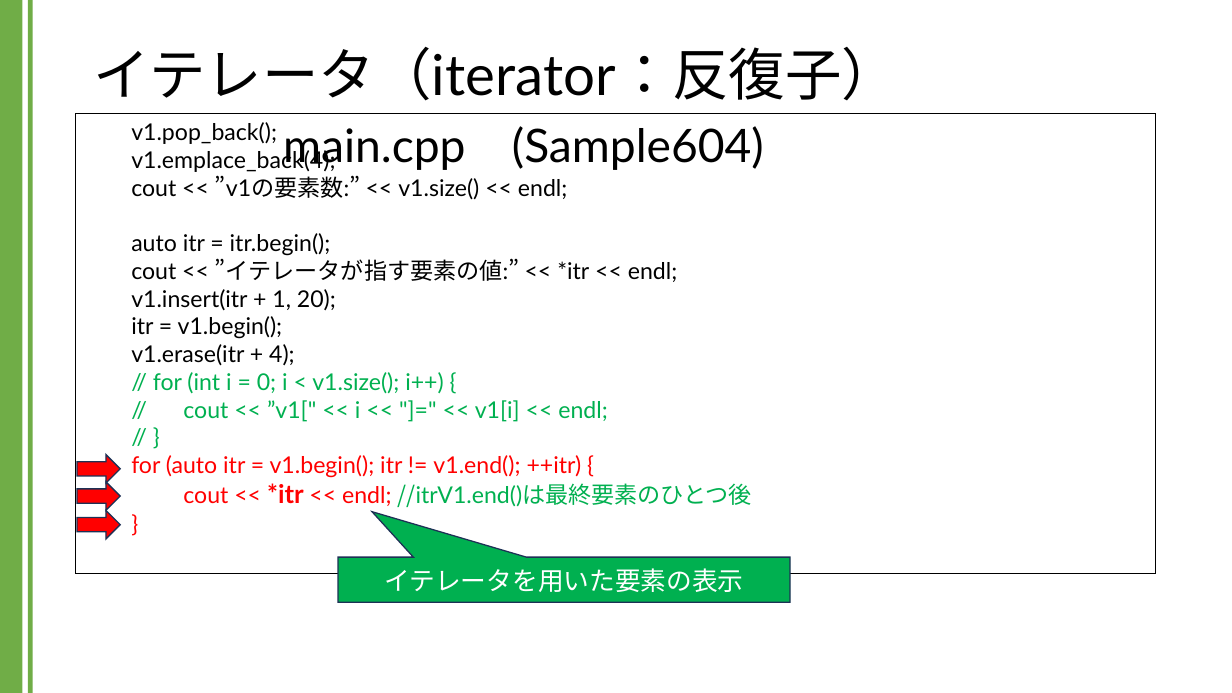
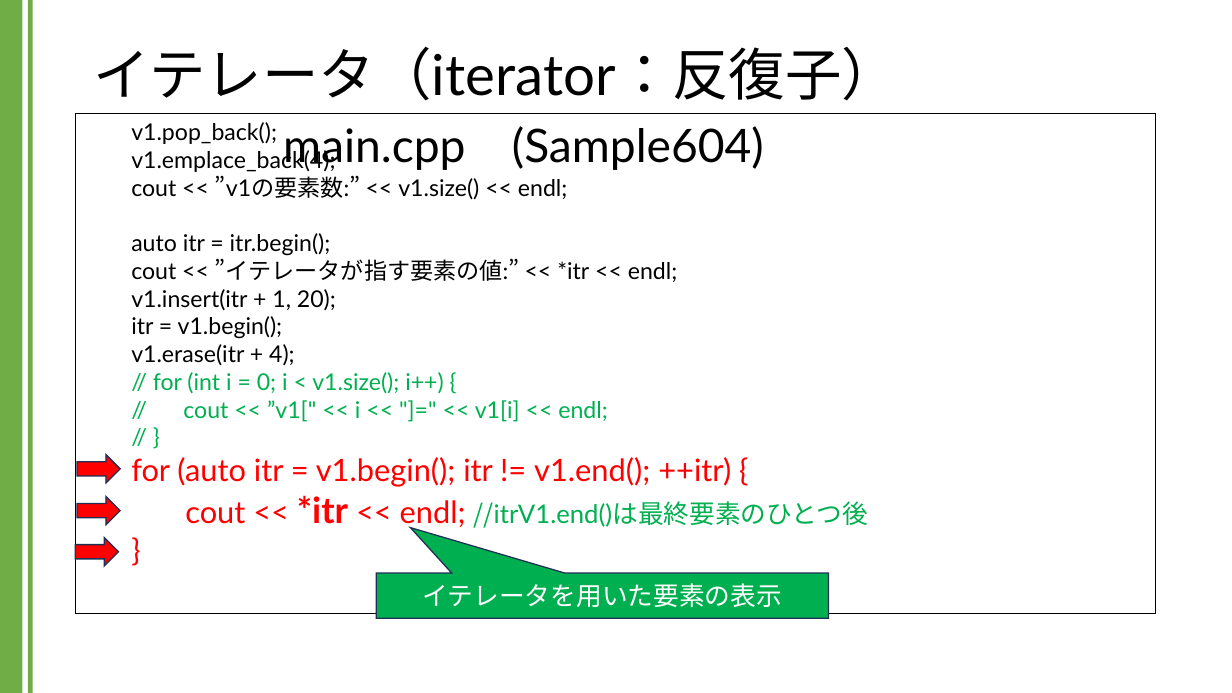
Before and after one commit to kic-murata/cpp2024, a slide deck: slide 28 of 授業資料/講義資料：Vectorクラス.pptx (slide 25 before the commit). Drawn at 1232x693 pixels with LibreOffice and Linux fonts; fonts in the diff are those of the drawing. Boxes give left, top, right and bottom in pixels: in the first picture for what was removed or moved away, otherwise in the second. Text is boxed around its words. In the diff, an @@ line names an element or a change of style, - is before the commit and + after.

```diff
--- a/授業資料/講義資料：Vectorクラス.pptx
+++ b/授業資料/講義資料：Vectorクラス.pptx
@@ rectangle "v1.pop_back(); v1.emplace_back(4);": place and size @@
-rectangle "v1.pop_back(); v1.emplace_back(4);" at [76, 114, 1156, 574]
+rectangle "v1.pop_back(); v1.emplace_back(4);" at [76, 114, 1156, 615]
@@ text in rectangle at [131, 457, 868, 529]: size 18 to 24 pt in "for (auto itr = v1.begin(); itr != ...", "cout << << endl;", "}"; size 20 to 28 pt in "*itr"; size 18 to 20 pt in "//itrV1.end()は最終要素のひとつ後" @@
@@ right arrow: place and size @@
-right arrow at [77, 482, 120, 510]
+right arrow at [77, 496, 120, 525]
@@ right arrow: place and size @@
-right arrow at [77, 510, 120, 539]
+right arrow at [76, 538, 119, 567]
@@ speech box "イテレータを用いた要素の表示": place and size @@
-speech box "イテレータを用いた要素の表示" at [338, 557, 790, 603]
+speech box "イテレータを用いた要素の表示" at [376, 573, 828, 618]
```
Also in this commit, not shown: 21 other slides changed, 3 slides added, 1 other file.
